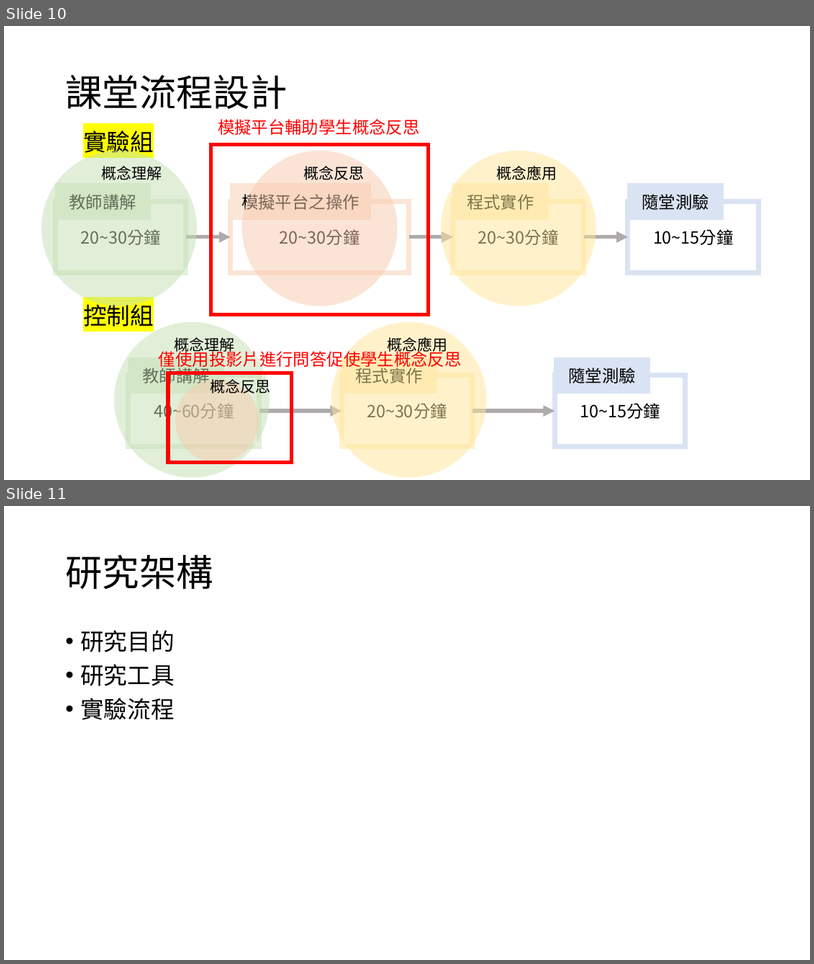
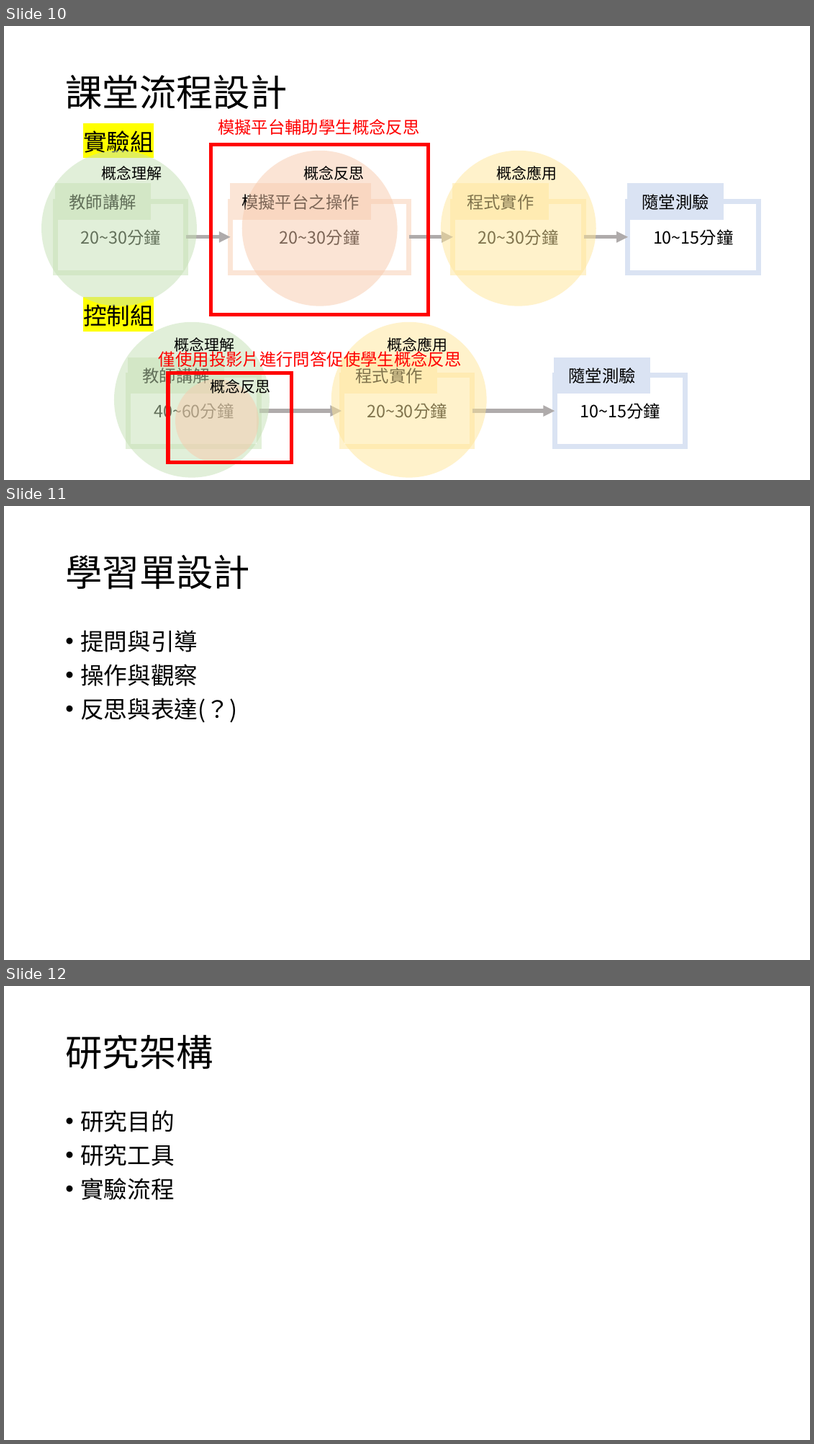
Before and after one commit to Henry-the-junior/nn_teaching, a slide deck: 模擬平台網頁_v2/教材簡報/課堂流程與研究目的_v2.pptx. Shown one above the other, each under a label of ours: slides 10 and 11 before the commit, slides 10, 11 and 12 after it. The pictures are 814x964 and 814x1444 pixels, drawn with LibreOffice and Linux fonts; fonts in the diff are those of the drawing. Boxes give left, top, right and bottom in pixels: in the first picture for what was removed or moved away, otherwise in the second. Text is boxed around its words. In the diff, an @@ line names an element or a change of style, - is before the commit and + after.

```diff
--- a/模擬平台網頁_v2/教材簡報/課堂流程與研究目的_v2.pptx
+++ b/模擬平台網頁_v2/教材簡報/課堂流程與研究目的_v2.pptx
@@ slide 11 added at [4,506,810,960], background #FFFFFF @@
@@ title added at [65,555,250,590], 44 pt, text #000000 @@
+學習單設計
@@ text added at [80,630,237,722], 28 pt, text #000000 @@
+• 提問與引導
+• 操作與觀察
+• 反思與表達(？)
@@ what was slide 11 is now slide 12 @@
```
Also in this commit, not shown: 1 slide changed, 3 other files.
